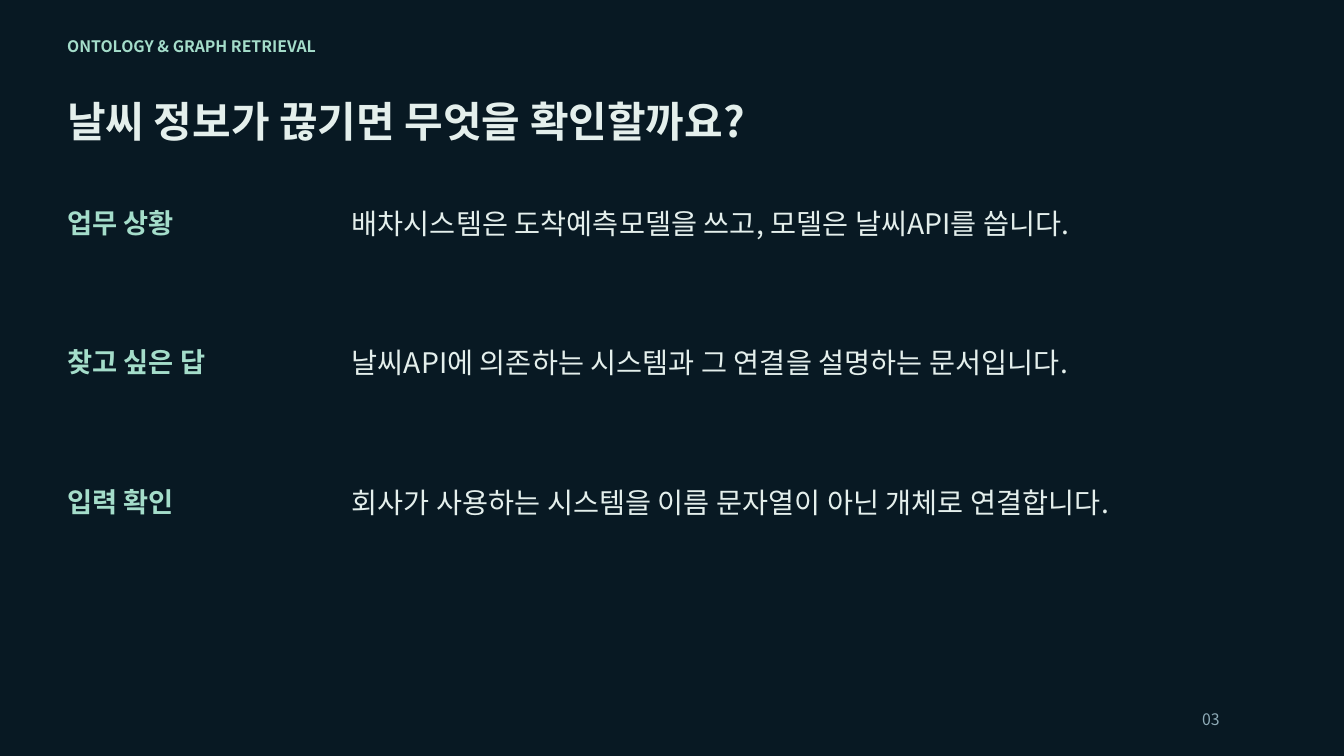
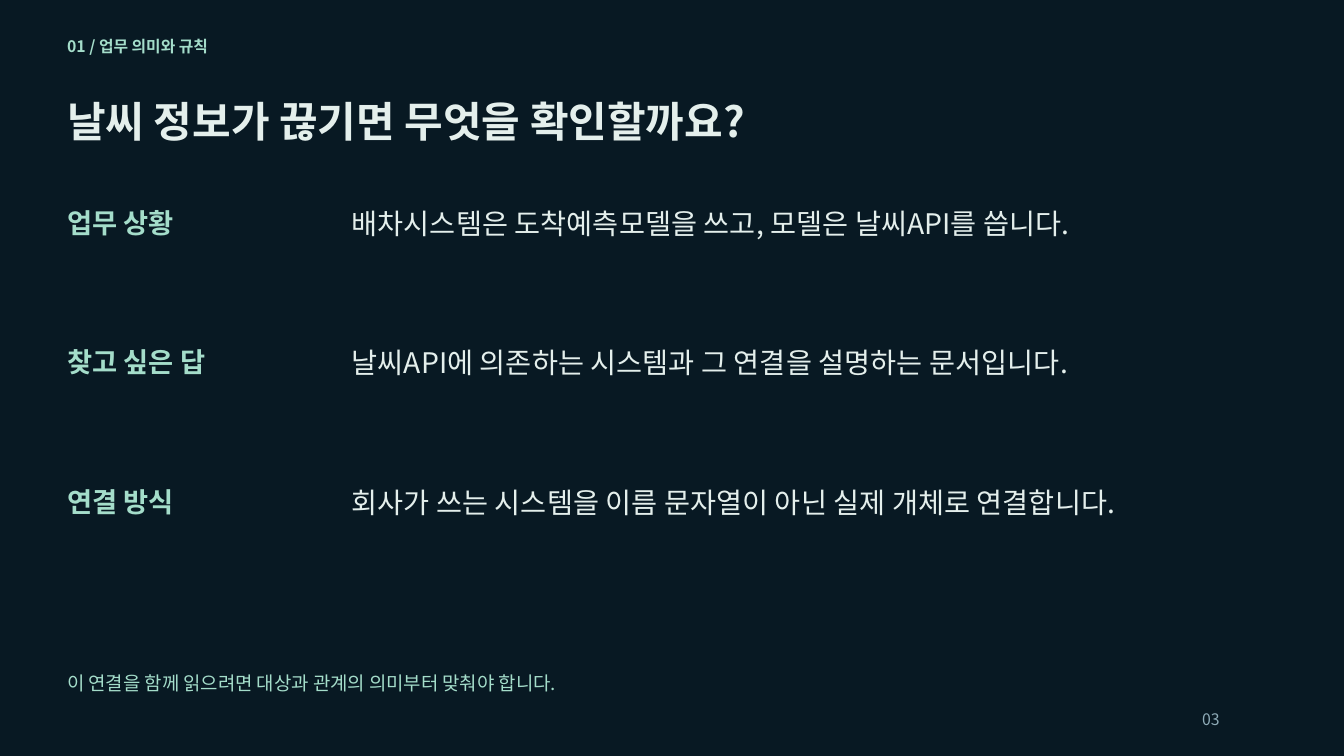
Before and after one commit to euiyulsong/graphrag-atlas, a slide deck: slide 3 of slides/GraphRAG_Atlas_Tech_Seminar.pptx. Drawn at 1344x756 pixels with LibreOffice and Linux fonts; fonts in the diff are those of the drawing. Boxes give left, top, right and bottom in pixels: in the first picture for what was removed or moved away, otherwise in the second. Text is boxed around its words. In the diff, an @@ line names an element or a change of style, - is before the commit and + after.

```diff
--- a/slides/GraphRAG_Atlas_Tech_Seminar.pptx
+++ b/slides/GraphRAG_Atlas_Tech_Seminar.pptx
@@ text at (67, 38, 208, 54): text changed @@
-ONTOLOGY & GRAPH RETRIEVAL
+01 / 업무 의미와 규칙
@@ text at (67, 489, 174, 515): text changed @@
-입력 확인
+연결 방식
@@ text at (352, 489, 1116, 516): text changed @@
-회사가 사용하는 시스템을 이름 문자열이 아닌 개체로 연결합니다.
+회사가 쓰는 시스템을 이름 문자열이 아닌 실제 개체로 연결합니다.
@@ text added at (67, 674, 556, 692), 13.5 pt, text #A4DDCA @@
+이 연결을 함께 읽으려면 대상과 관계의 의미부터 맞춰야 합니다.
```
Also in this commit, not shown: 58 other slides changed, 6 other files.
